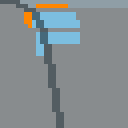
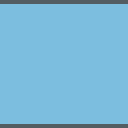
Two versions of the same layered image (128x128). Layer-by-layer changes:
added layer "windshield" above "trunk open" over (0, 0, 128, 128)
